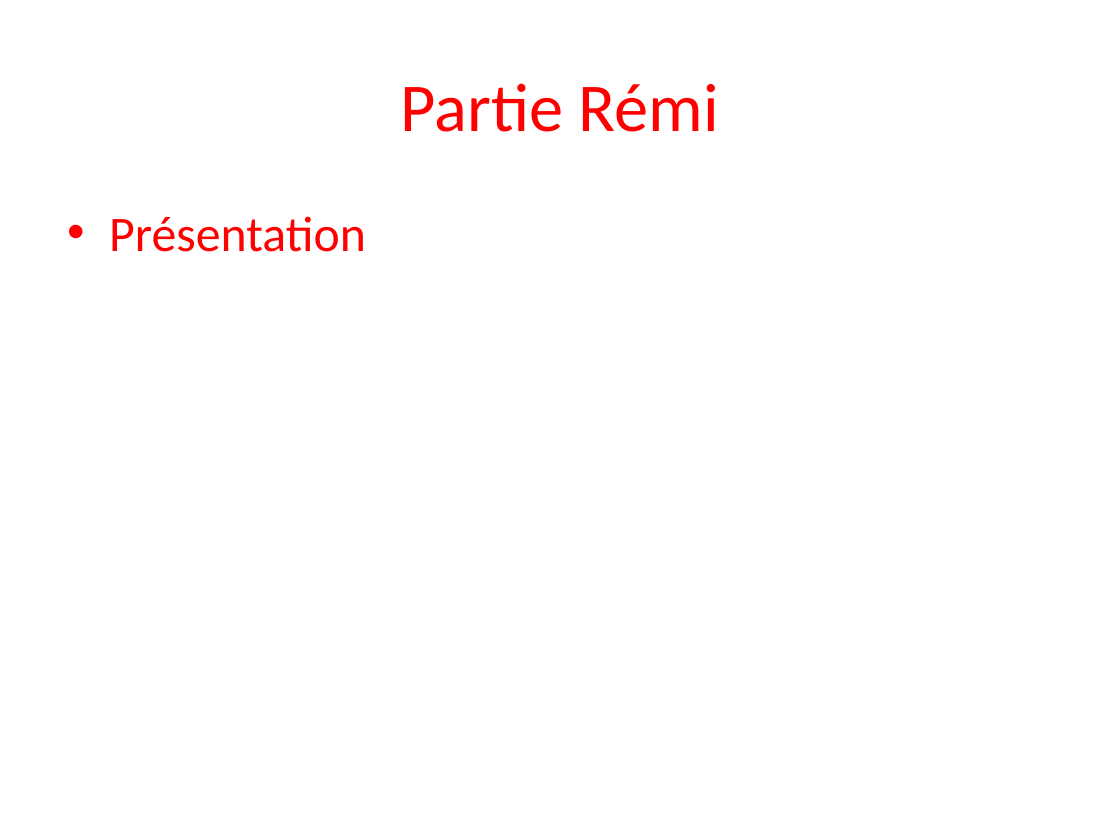
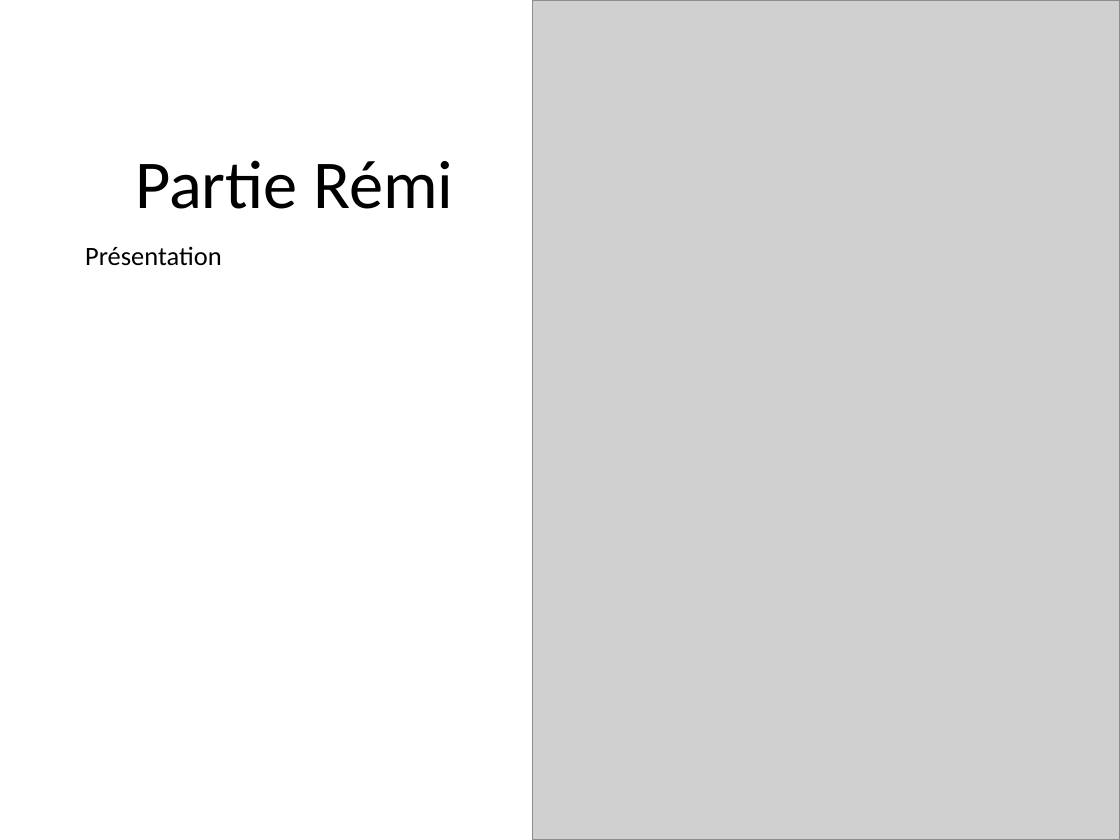
Before and after one commit to Mael-Le-Folgoc-Pontis/Proba, a slide deck: slide 4 of Probabilité et statistique.pptx. Drawn at 1120x840 pixels with LibreOffice and Linux fonts; fonts in the diff are those of the drawing; grey boxes stand for pictures; background and template pictures are left out. Boxes give left, top, right and bottom in pixels: in the first picture for what was removed or moved away, otherwise in the second. Text is boxed around its words. In the diff, an @@ line names an element or a change of style, - is before the commit and + after.

```diff
--- a/Probabilité et statistique.pptx
+++ b/Probabilité et statistique.pptx
@@ text "Présentation": place and size @@
-text "Présentation" at (109, 216, 366, 252)
+text "Présentation" at (85, 246, 222, 266)
@@ text "Présentation" at (85, 246, 222, 266): size 32 to 17 pt, text colour #FF0000 to #000000; bullet • to none; less space between paragraphs; vertical alignment top to middle @@
@@ picture added at (533, 0, 1120, 840) @@
@@ title "Partie Rémi": place and size @@
-title "Partie Rémi" at (401, 83, 719, 132)
+title "Partie Rémi" at (135, 160, 453, 209)
@@ title "Partie Rémi" at (135, 160, 453, 209): text colour #FF0000 to #000000 @@
```
Also in this commit, not shown: 5 other slides changed, 1 slide removed.
